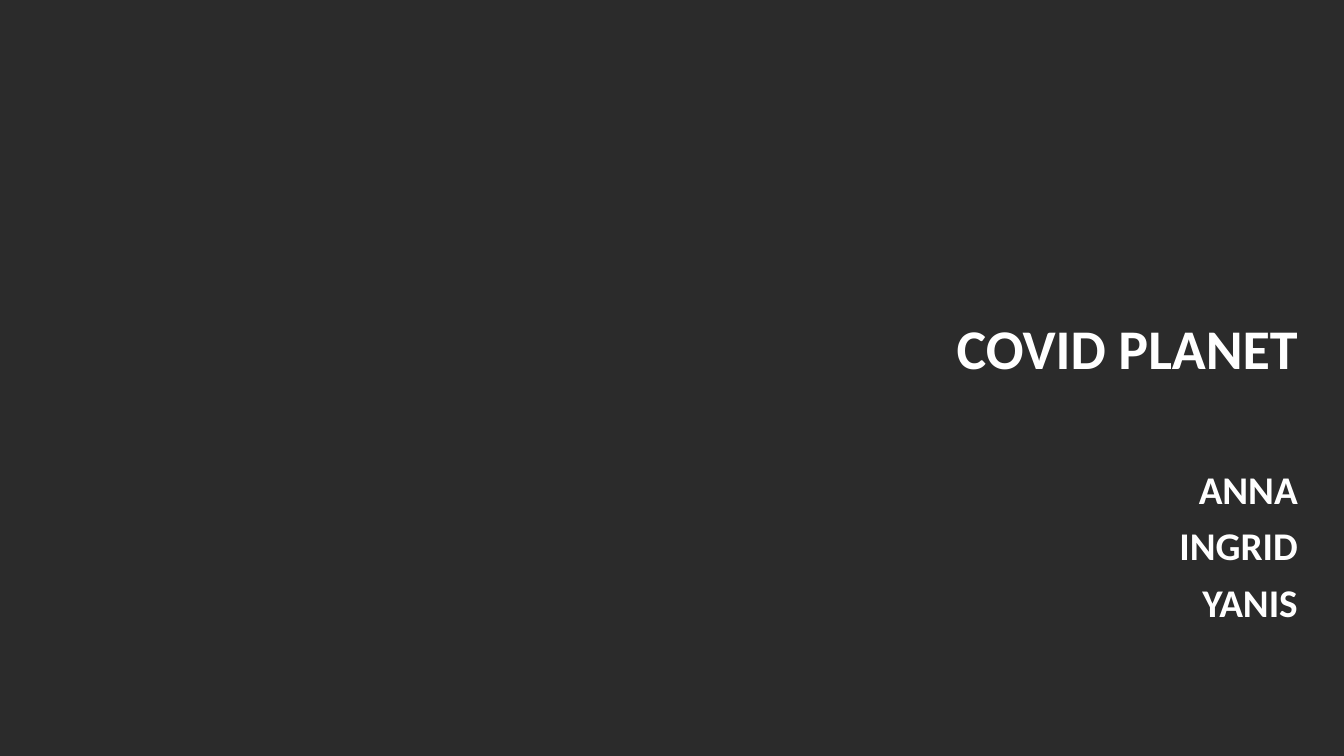
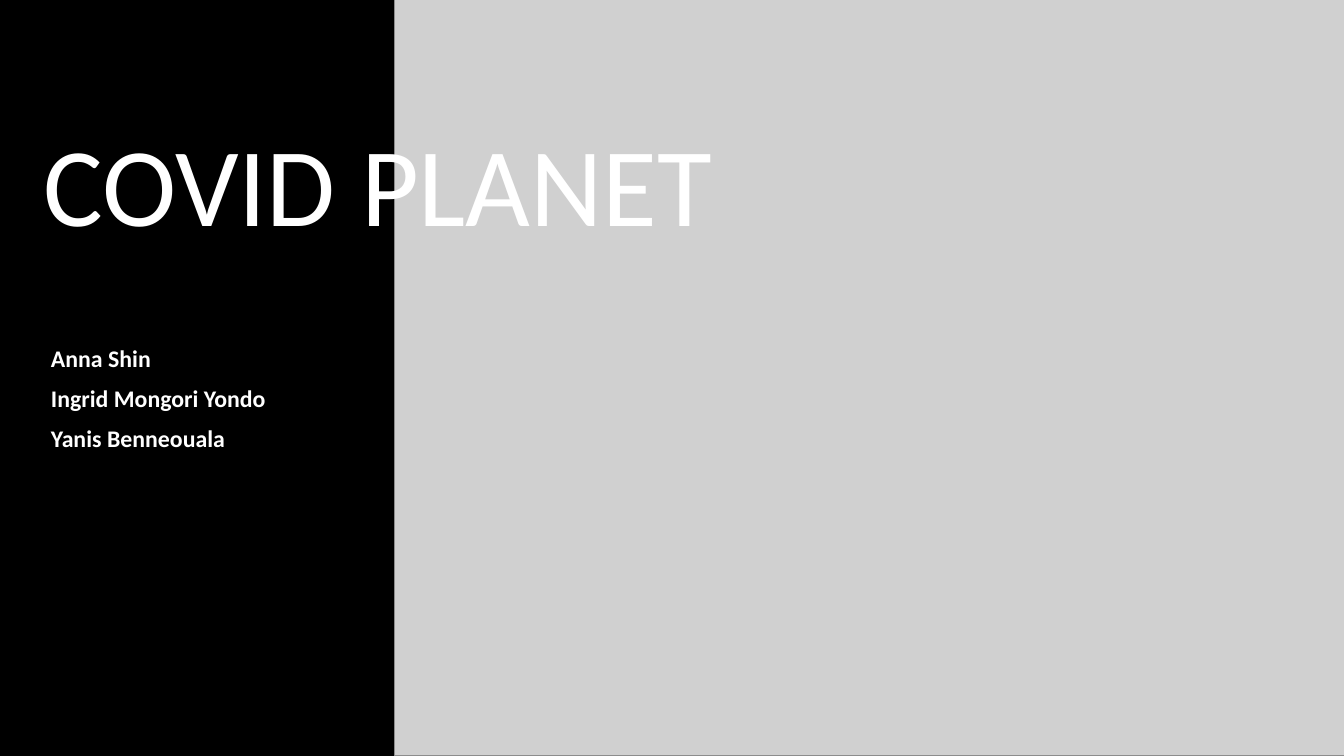
Before and after one commit to shinanna/Healthcare_SQL, a slide deck: slide 1 of Covid_planet.pptx. Drawn at 1344x756 pixels with LibreOffice and Linux fonts; fonts in the diff are those of the drawing; grey boxes stand for pictures; background and template pictures are left out; a plain dark background stands for a picture behind light text. Boxes give left, top, right and bottom in pixels: in the first picture for what was removed or moved away, otherwise in the second. Text is boxed around its words. In the diff, an @@ line names an element or a change of style, - is before the commit and + after.

```diff
--- a/Covid_planet.pptx
+++ b/Covid_planet.pptx
@@ background picture (left out) to #000000 @@
@@ picture added at box(394, 0, 1344, 756) @@
@@ text added at box(44, 133, 712, 253), 80 pt, text #FFFFFF @@
+COVID PLANET
@@ subtitle at box(51, 350, 266, 447): text changed; size 28 to 17 pt @@
-COVID PLANET
-ANNA
-INGRID
-YANIS
+Anna Shin
+Ingrid Mongori Yondo
+Yanis Benneouala
```
Also in this commit, not shown: 1 other slide changed, 8 slides added, 6 slides removed.
